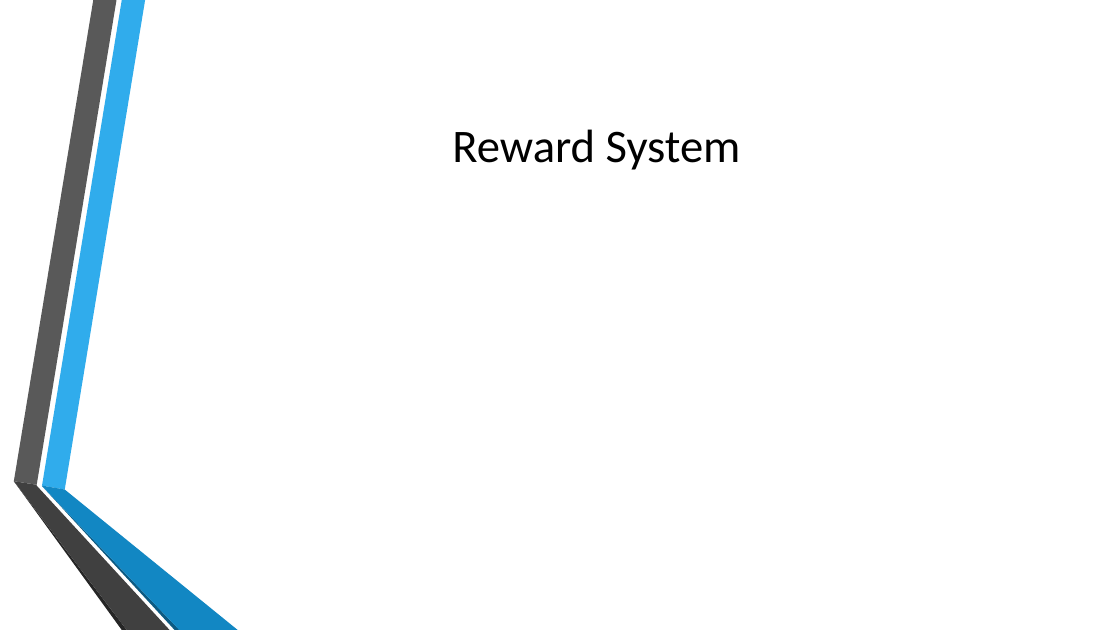
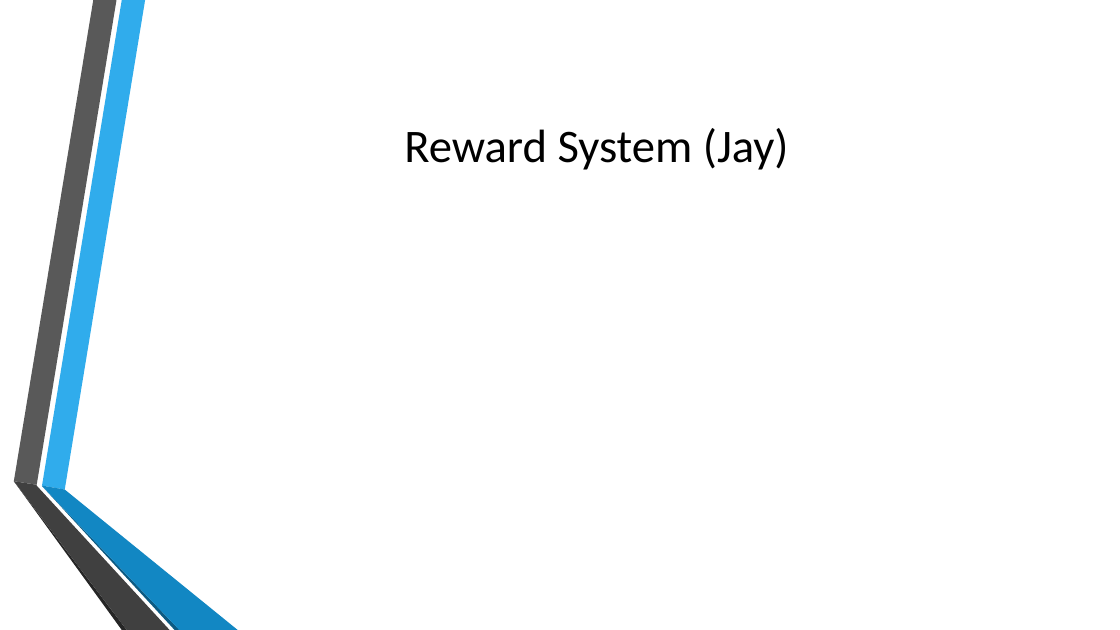
Before and after one commit to KeganMc/Super-Smash-Bros-Melee-AI, a slide deck: slide 6 of Documents/ProjectPresentation.pptx (slide 8 before the commit). Drawn at 1120x630 pixels with LibreOffice and Linux fonts; fonts in the diff are those of the drawing; background and template pictures are left out. Boxes give left, top, right and bottom in pixels: in the first picture for what was removed or moved away, otherwise in the second. Text is boxed around its words. In the diff, an @@ line names an element or a change of style, - is before the commit and + after.

```diff
--- a/Documents/ProjectPresentation.pptx
+++ b/Documents/ProjectPresentation.pptx
@@ title at (404,128,789,170): text changed @@
-Reward System
+Reward System (Jay)
```
Also in this commit, not shown: 7 other slides changed, 1 slide added, 1 slide removed.
